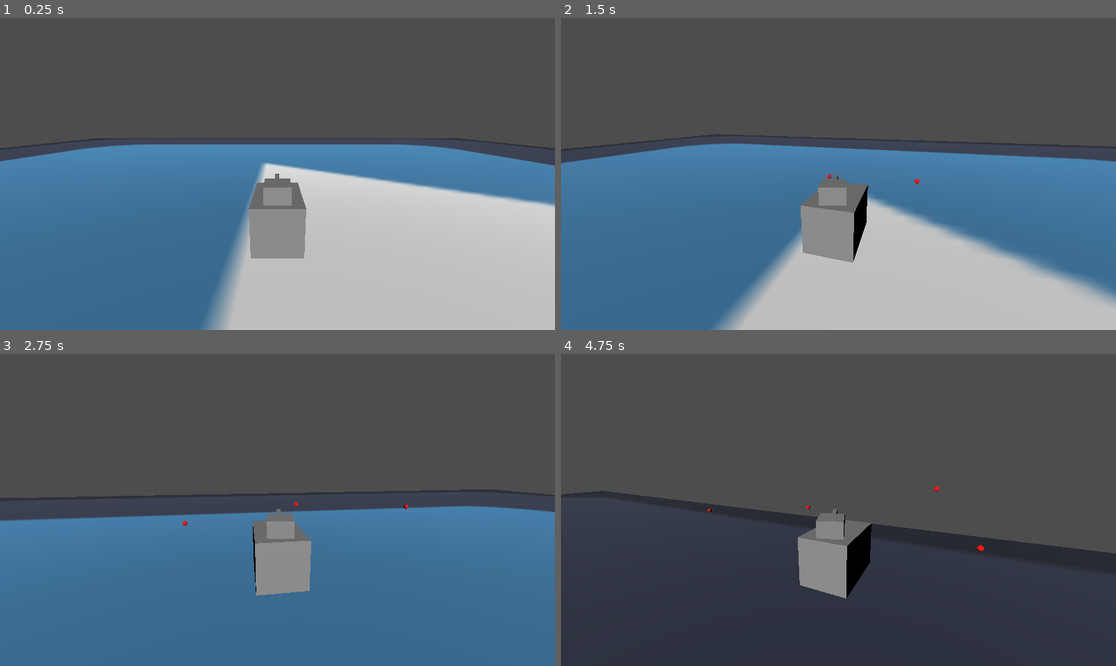
Above: before the commit, frames 1-4 (two rows, left to right).
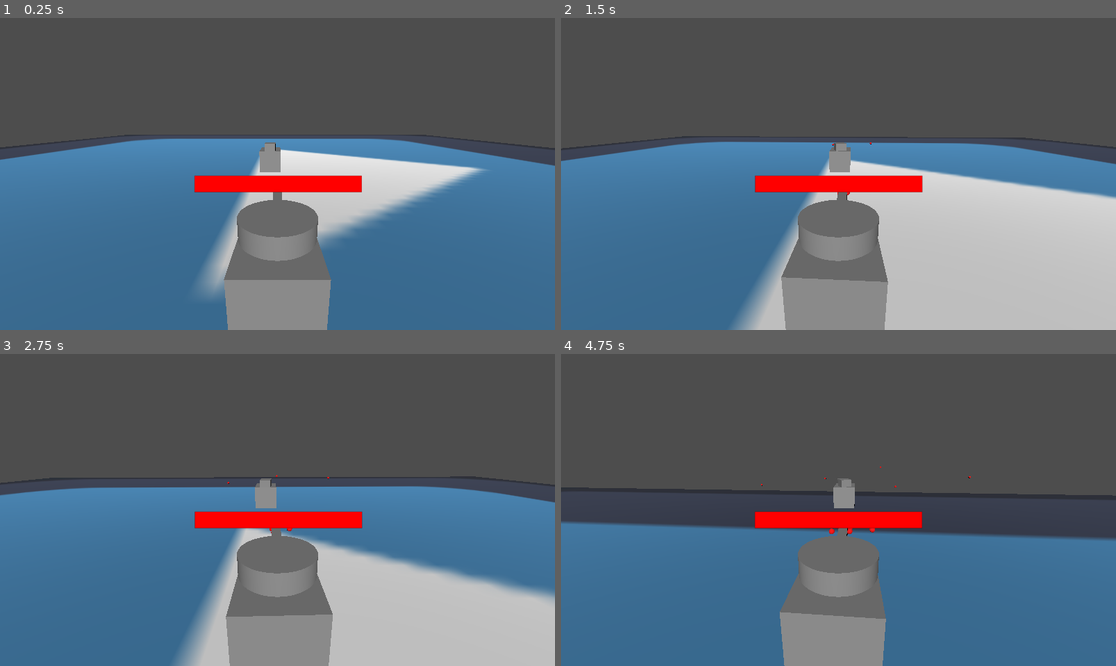
Above: after the commit, the same moments.

Repository: Coolfool3080/QuickTank
Game: Godot game, scene res://levels/testing_level.tscn
The game is run twice, just before and just after one commit, with the same random seed, the same clock (stepped at 60 frames per second) and the same inputs. This scene is started directly instead of the project's main scene. The engine's default icon, where the game draws it, is replaced by a stand-in: a white triangle on a blue panel in a dark square.
Inputs (mouse positions are in pixels of both pictures, inside the frame that each line leads up to):
- Up to frame 1 (0.25 s): no input
- Up to frame 2 (1.5 s): tap Enter at 0.5 s; move the mouse to (866, 174) at 0.52 s; press the mouse at (866, 174) at 0.53 s; hold W (tank_forward) from 0.53 s (still down); move the mouse to (810, 174) at 1.27 s; release the mouse at (810, 174) at 1.28 s; click (810, 174) at 1.35 s
- Up to frame 3 (2.75 s): keep holding W (tank_forward); move the mouse to (288, 503) at 2.02 s; press the mouse at (288, 503) at 2.03 s
- Up to frame 4 (4.75 s): keep holding W (tank_forward); move the mouse to (832, 516) at 2.77 s; release the mouse at (832, 516) at 2.78 s; click (832, 516) at 2.85 s; move the mouse to (877, 513) at 3.52 s; press the mouse at (877, 513) at 3.53 s; move the mouse to (794, 506) at 4.27 s; release the mouse at (794, 506) at 4.28 s; click (794, 506) at 4.35 s

The runs differ from the first frame. In frame 1, 30% of the frame differs, in the area x 0-100%, y 37-100%; in frame 2, 22%; in frame 3, 32%; in frame 4, 47%, in the area x 0-100%, y 36-100%.
Error before the commit: Parse Error: Identifier "relative_yaw" not declared in the current scope. (res://scripts/tank_movement_controller.gd:59)

Commit message:
collision group addon bullet
-added group for bullets, to emit signals on the body/head entered area3d scenario

Diff:
--- a/assets/bullet.tscn
+++ b/assets/bullet.tscn
@@ -26,7 +26,7 @@
 transform = Transform3D(0.1, 0, 0, 0, 0.1, 0, 0, 0, 0.1, 0, 0, 0)
 shape = SubResource("SphereShape3D_hpu58")
 
-[node name="hit_box" type="Area3D" parent="." groups=["hit_object"]]
+[node name="hit_box" type="Area3D" parent="." groups=["bullet", "hit_object"]]
 
 [node name="CollisionShape3D" type="CollisionShape3D" parent="hit_box"]
 transform = Transform3D(0.11, 0, 0, 0, 0.11, 0, 0, 0, 0.11, 0, 0, 0)
--- a/project.godot
+++ b/project.godot
@@ -19,6 +19,7 @@
 
 hit_object=""
 hit_player=""
+bullet=""
 
 [input]
 
--- a/scripts/tank_movement_controller.gd
+++ b/scripts/tank_movement_controller.gd
@@ -55,8 +55,7 @@
 		var camera_global_yaw = camera_pivot.global_transform.basis.get_euler().y
 		var tank_yaw = global_transform.basis.get_euler().y
 		var relative_yaw = camera_global_yaw - tank_yaw
-
-	head_node.rotation.y = lerp_angle(head_node.rotation.y, relative_yaw, delta * HEAD_ROTATE_SPEED)
+		head_node.rotation.y = lerp_angle(head_node.rotation.y, relative_yaw, delta * HEAD_ROTATE_SPEED)
 
 	#shoot
 func _input(event):
@@ -69,9 +68,11 @@
 	get_tree().current_scene.add_child(bullet)
 
 func _on_body_hitbox_area_entered(area):
-	if area is Area3D:
+	if area.is_in_group("bullet"):
+		print("bullet hit body")
 		$Sprite3D.take_damage(1)
 
 func _on_head_hitbox_area_entered(area):
-	if area is Area3D:
+	if area.is_in_group("bullet"):
+		print("Bullet hit head!")
 		$Sprite3D.take_damage(1)
